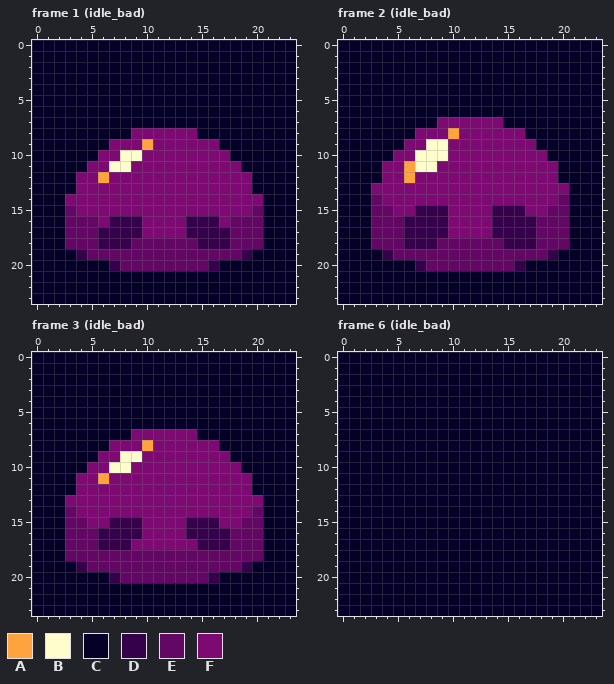
Pixel-art file -- data/imgs/animations/regular_slime.ase. The first picture shows the starting point.
24x24 pixels, 15 frames. Shown: frame 1 (idle_bad), frame 2 (idle_bad), frame 3 (idle_bad), frame 6 (idle_bad). The commit also changed other frames, which this record leaves out.
Palette (. is transparent): A #ffa33f  B #fffdcb  C #050027  D #35014b  E #630764  F #7c0a72
New version:
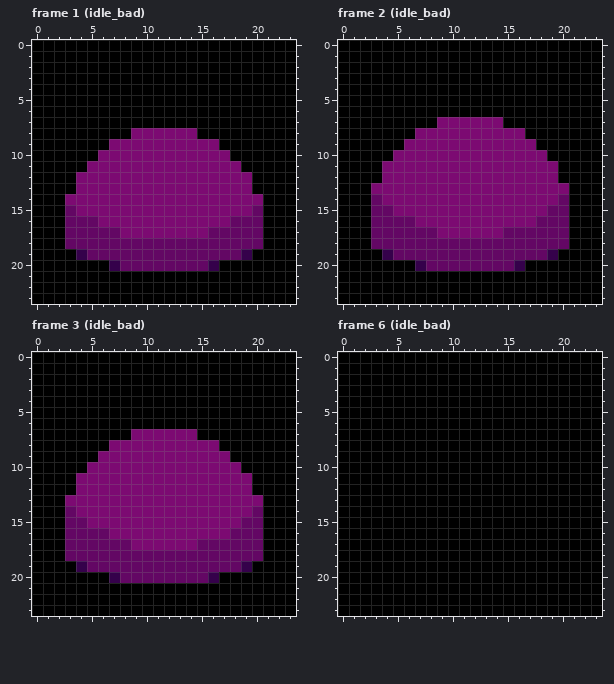
From old to new:
layer "Layer 1" now hidden
Colour C changes from #050027 to #000000.
Frame 1 (idle_bad), layer "Layer 7":
The edit turns colour D into colour E in row 17 at x 6 to 7 and 16 to 17; in row 18 at x 6 to 8 and 15 to 17.
The edit turns colour A into colour F in row 9 at x 10; in row 12 at x 6.
The edit turns colour B into colour F in row 10 at x 8 to 9; in row 11 at x 7 to 8.
The edit turns colour D into colour F in row 16 at x 7 to 9 and 14 to 16; in row 17 at x 8 to 9 and 14 to 15.
Frame 2 (idle_bad), layer "Layer 7":
The edit turns colour D into colour E in row 16 at x 6; in rows 17 to 18 at x 6 to 8 and 15 to 17.
The edit turns colour A into colour F in row 8 at x 10; in rows 11 to 12 at x 6.
The edit turns colour B into colour F in row 9 at x 8 to 9; in row 10 at x 7 to 9; in row 11 at x 7 to 8.
The edit turns colour D into colour F in row 15 at x 7 to 9 and 14 to 16; in row 16 at x 7 to 9 and 14 to 17; in row 17 at x 9 and 14.
Frame 3 (idle_bad), layer "Layer 7":
The edit turns colour D into colour E in row 16 at x 6; in row 17 at x 6 to 8 and 15 to 17.
The edit turns colour A into colour F in row 8 at x 10; in row 11 at x 6.
The edit turns colour B into colour F in row 9 at x 8 to 9; in row 10 at x 7 to 8.
The edit turns colour D into colour F in row 15 at x 7 to 9 and 14 to 16; in row 16 at x 7 to 9 and 14 to 17.
Boxes around the changes in both pictures, in picture pixels (x1, y1, x2, y2):
changed: (32, 40, 296, 304)
changed: (338, 40, 602, 304)
changed: (32, 352, 296, 616)
changed: (338, 352, 602, 616)
